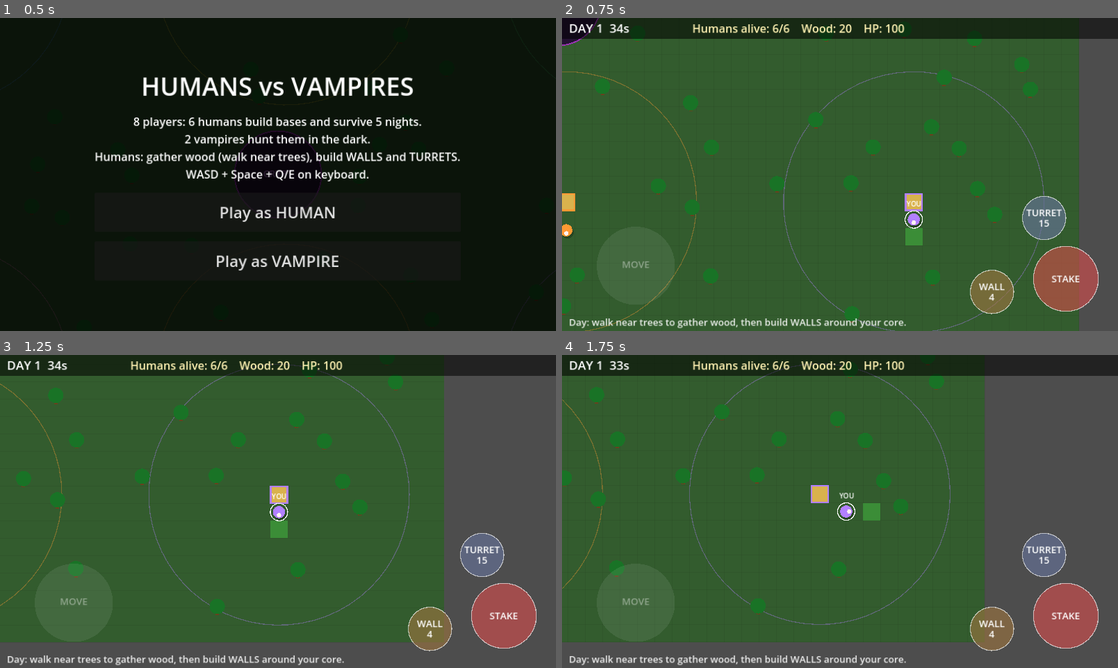
Above: before the commit, frames 1-4 (two rows, left to right).
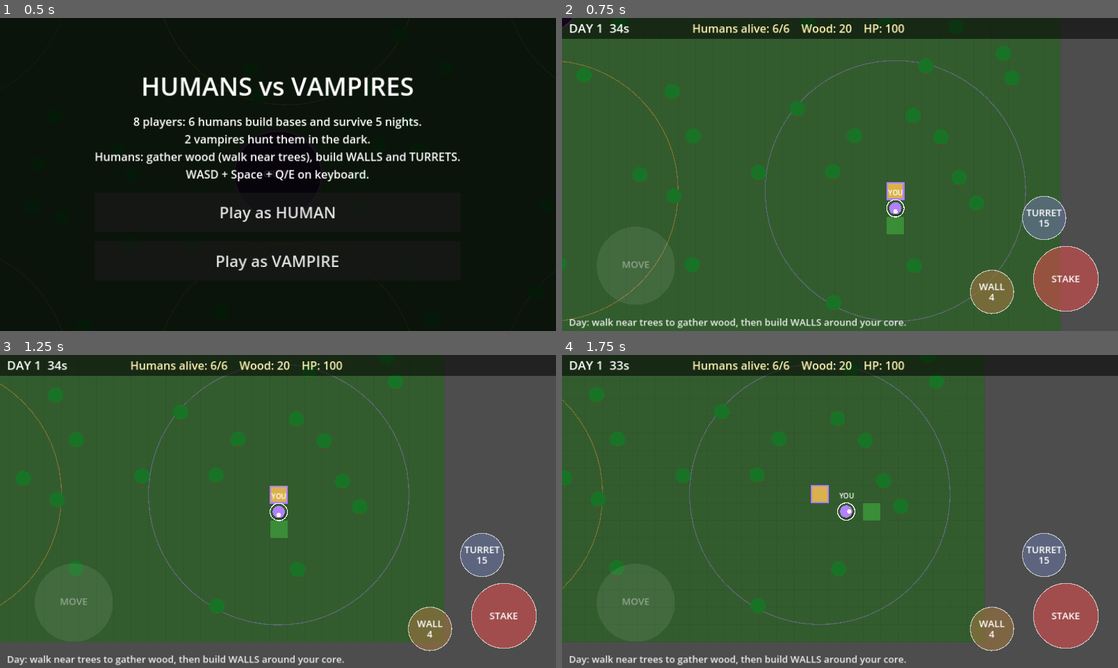
Above: after the commit, the same moments.

Repository: luckovsdeniss-denlu/Humans-versus-Vampires
Game: Godot game, scene res://main.tscn
Two runs of this game, one before a commit and one after it. Both use one fixed random seed, a clock stepped at 60 frames per second and the inputs below.
Inputs (mouse positions are in pixels of both pictures, inside the frame that each line leads up to):
- Up to frame 1 (0.5 s): no input
- Up to frame 2 (0.75 s): click "Play as HUMAN" at 0.5 s
- Up to frame 3 (1.25 s): no input
- Up to frame 4 (1.75 s): tap Enter at 1.25 s; move the mouse to (962, 495) at 1.27 s; hold D from 1.28 s (still down); tap H at 1.35 s; click (962, 495) at 1.42 s; tap Space at 1.52 s; tap V at 1.55 s

Frame 1 is identical in both runs. In frame 2, 9.2% of the frame differs, in the area x 0-93%, y 0-100%; in frame 3, 0.4%; in frame 4, less than 0.1%.

Commit message:
Handle menu taps directly so Start buttons always respond
Co-Authored-By: Claude Sonnet 5.5 <noreply@anthropic.com>
Claude-Session: https://claude.ai/code/session_01H6LNxVstgVvSuQd2oyCiZj

Diff:
--- a/main.gd
+++ b/main.gd
@@ -139,7 +139,33 @@
 	return b
 
 
+func _input(event: InputEvent) -> void:
+	# Direct tap handling for the menu (does not depend on the GUI button system).
+	if menu == null or not menu.visible:
+		return
+	var pos := Vector2.ZERO
+	var pressed := false
+	var te := event as InputEventScreenTouch
+	var me := event as InputEventMouseButton
+	if te != null and te.pressed:
+		pos = te.position
+		pressed = true
+	elif me != null and me.pressed:
+		pos = me.position
+		pressed = true
+	if not pressed:
+		return
+	if btn_again.visible and btn_again.get_global_rect().has_point(pos):
+		get_tree().reload_current_scene()
+	elif btn_h.visible and btn_h.get_global_rect().has_point(pos):
+		start_game(false)
+	elif btn_v.visible and btn_v.get_global_rect().has_point(pos):
+		start_game(true)
+
+
 func start_game(as_vamp: bool) -> void:
+	if started:
+		return
 	menu.visible = false
 	var humans: Array = []
 	var vamps: Array = []
@@ -410,6 +436,12 @@
 func _unhandled_key_input(event: InputEvent) -> void:
 	var k := event as InputEventKey
 	if k != null and k.pressed and not k.echo:
+		if not started:
+			if k.keycode == KEY_H:
+				start_game(false)
+			elif k.keycode == KEY_V:
+				start_game(true)
+			return
 		if k.keycode == KEY_1 or k.keycode == KEY_Q:
 			player_build("wall")
 		elif k.keycode == KEY_2 or k.keycode == KEY_E:
